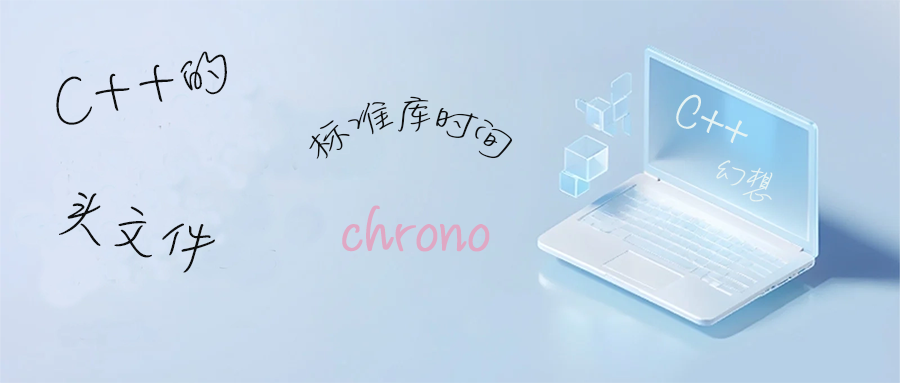
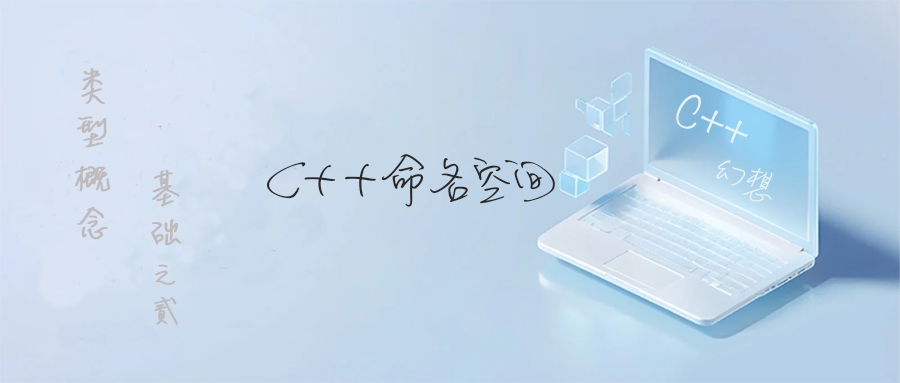
Comparing the layer stacks of the two 900 x 383 images. Changes:
added layer "C++命名空间" above "基础之贰 类型概念" over [left=266, top=154, right=555, bottom=207]
added layer "基础之贰 类型概念" above "基础之壹 类型概念" over [left=74, top=68, right=182, bottom=326]
hid "chrono" over [left=342, top=205, right=490, bottom=252]
hid "标准库时间" over [left=309, top=96, right=513, bottom=159]
hid "头文件" over [left=59, top=192, right=215, bottom=273]
hid "C++的" over [left=56, top=51, right=227, bottom=125]
